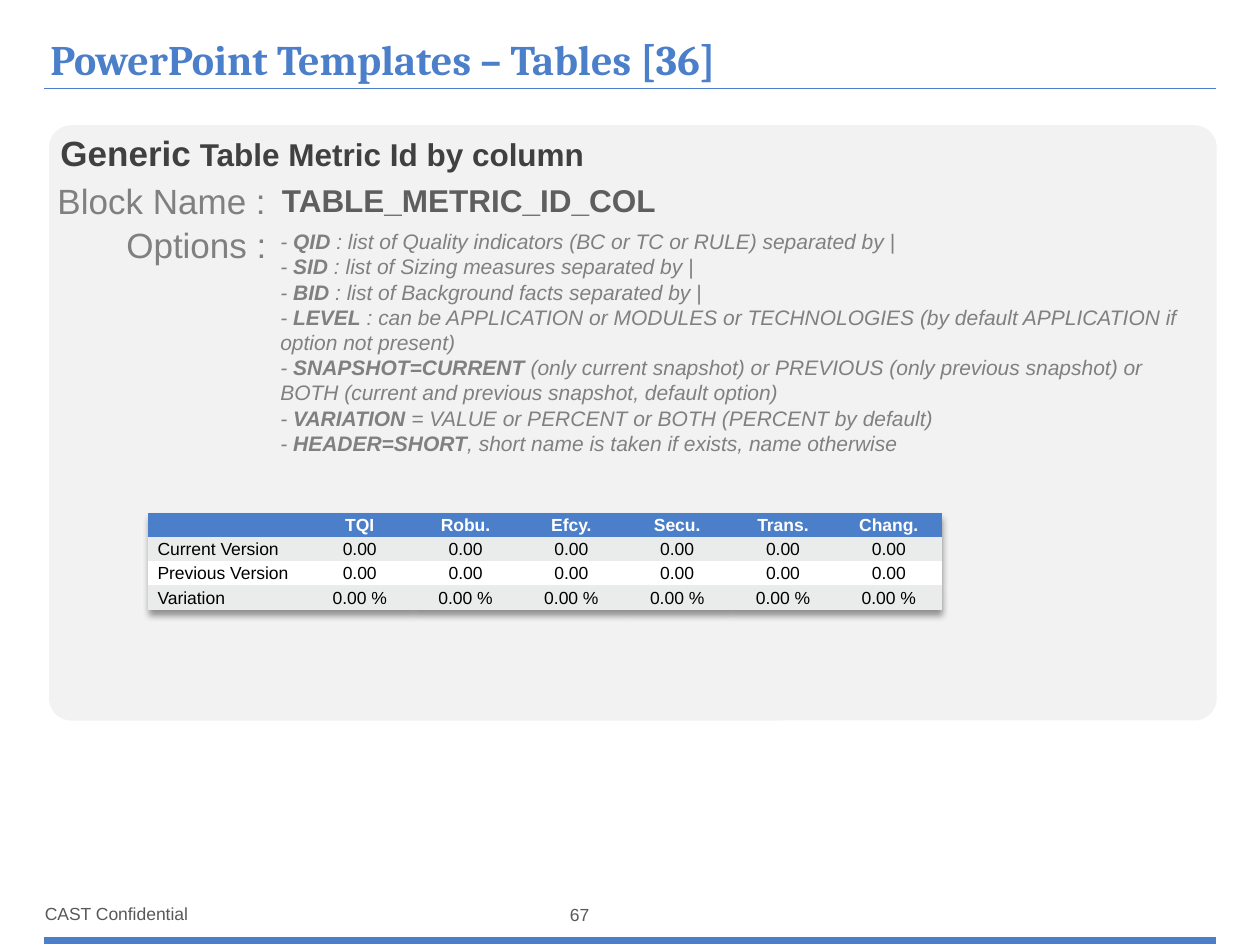
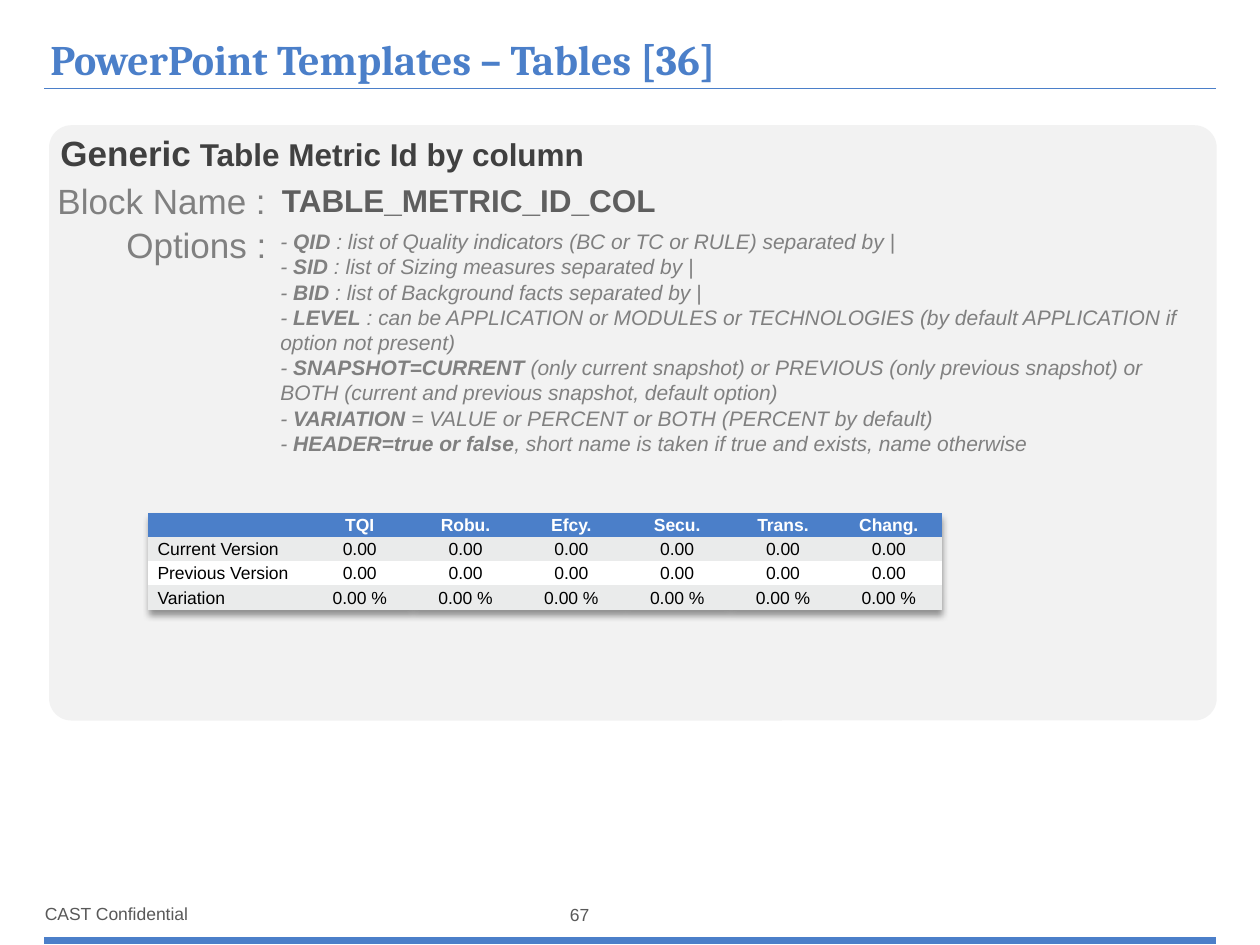
Before and after one commit to CAST-projects/ReportGenerator, a slide deck: slide 67 of CastReporting.Reporting/TemplatesFiles/1- Powerpoint-components-library.pptx. Drawn at 1260x945 pixels with LibreOffice and Linux fonts; fonts in the diff are those of the drawing; background and template pictures are left out. Boxes give left, top, right and bottom in pixels: in the first picture for what was removed or moved away, otherwise in the second. Text is boxed around its words. In the diff, an @@ line names an element or a change of style, - is before the commit and + after.

Commit message:
REPORTGEN-152 : update library templates

```diff
--- a/CastReporting.Reporting/TemplatesFiles/1- Powerpoint-components-library.pptx
+++ b/CastReporting.Reporting/TemplatesFiles/1- Powerpoint-components-library.pptx
@@ text at [293,436,1027,454]: text changed @@
-- HEADER=SHORT, short name is taken if exists, name otherwise
+- HEADER=true or false, short name is taken if true and exists, name otherwise
```
Also in this commit, not shown: 4 other slides changed, 1 slide added, 2 other files.
